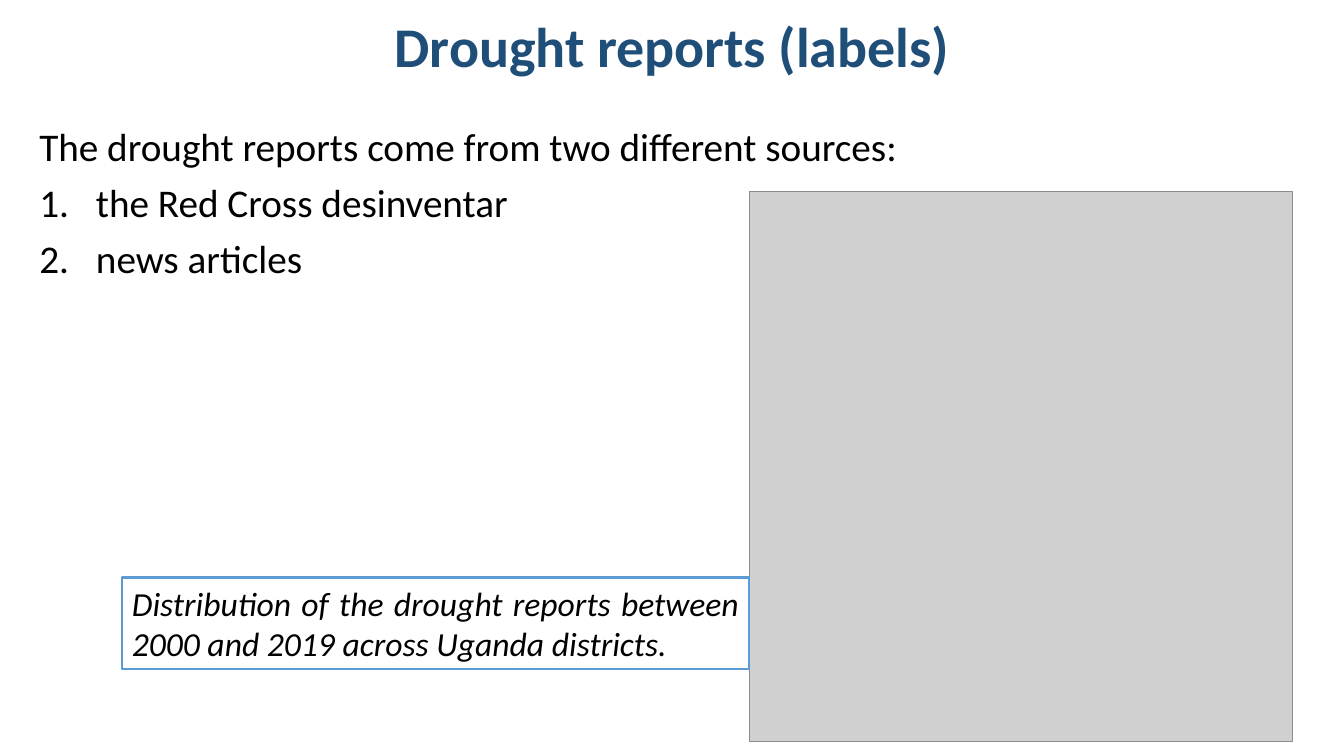
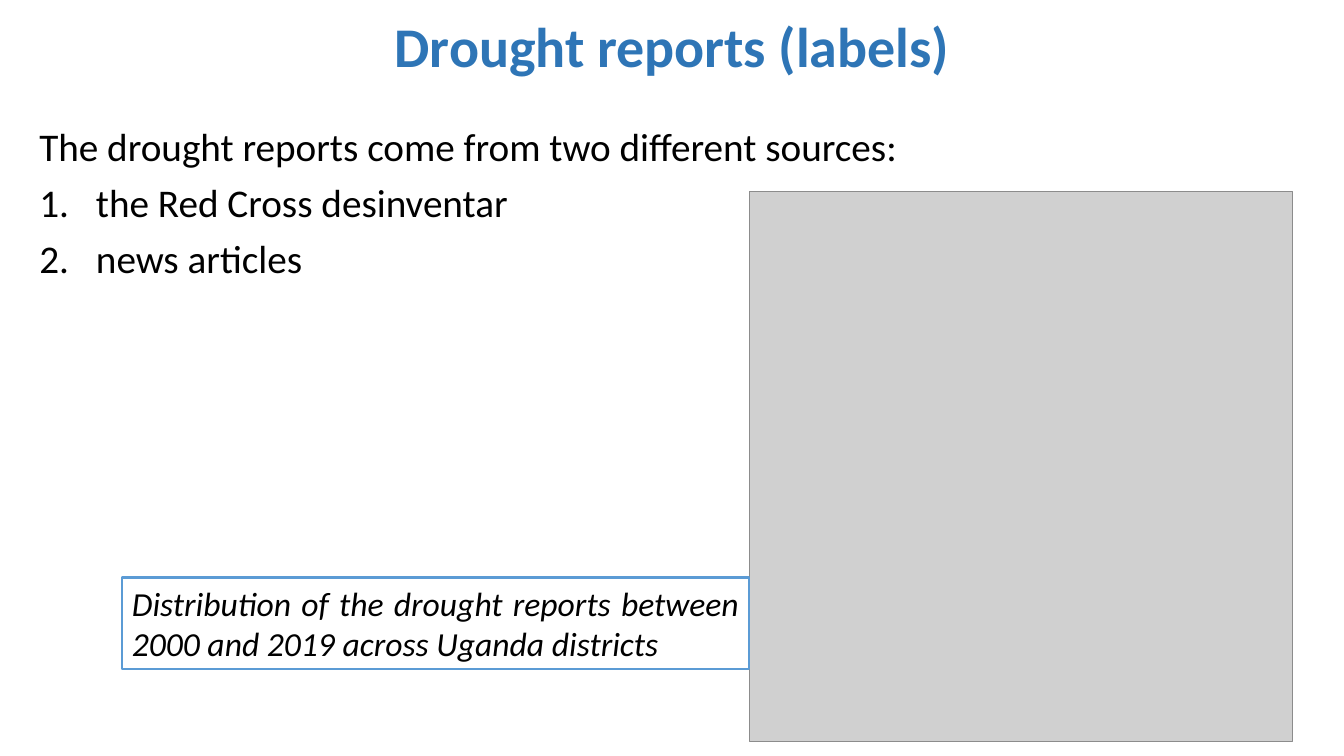
Before and after one commit to rodekruis/IBF-model, a slide deck: slide 3 of drought/skill-assessment/Model Event Data/Presentation/Model_event_data_Uganda.pptx. Drawn at 1344x756 pixels with LibreOffice and Linux fonts; fonts in the diff are those of the drawing; grey boxes stand for pictures. Boxes give left, top, right and bottom in pixels: in the first picture for what was removed or moved away, otherwise in the second. Text is boxed around its words. In the diff, an @@ line names an element or a change of style, - is before the commit and + after.

Commit message:
Report and notebook updated.

```diff
--- a/drought/skill-assessment/Model Event Data/Presentation/Model_event_data_Uganda.pptx
+++ b/drought/skill-assessment/Model Event Data/Presentation/Model_event_data_Uganda.pptx
@@ title "Drought reports (labels)" at [395,25,949,77]: text colour #1F4E79 to #2E75B6 @@
@@ text in rectangle at [132,592,739,662]: text changed @@
-Distribution of the drought reports between 2000 and 2019 across Uganda districts.
+Distribution of the drought reports between 2000 and 2019 across Uganda districts
```
Also in this commit, not shown: 5 other slides changed, 20 slides added, 1 slide removed, 19 other files.
